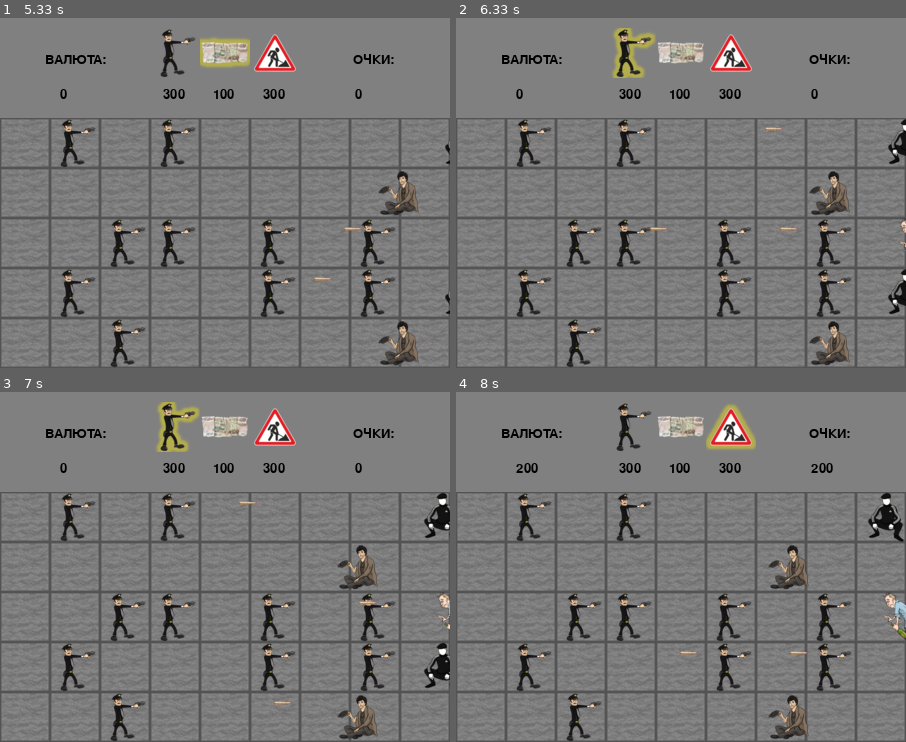
Above: before the commit, frames 1-4 (two rows, left to right).
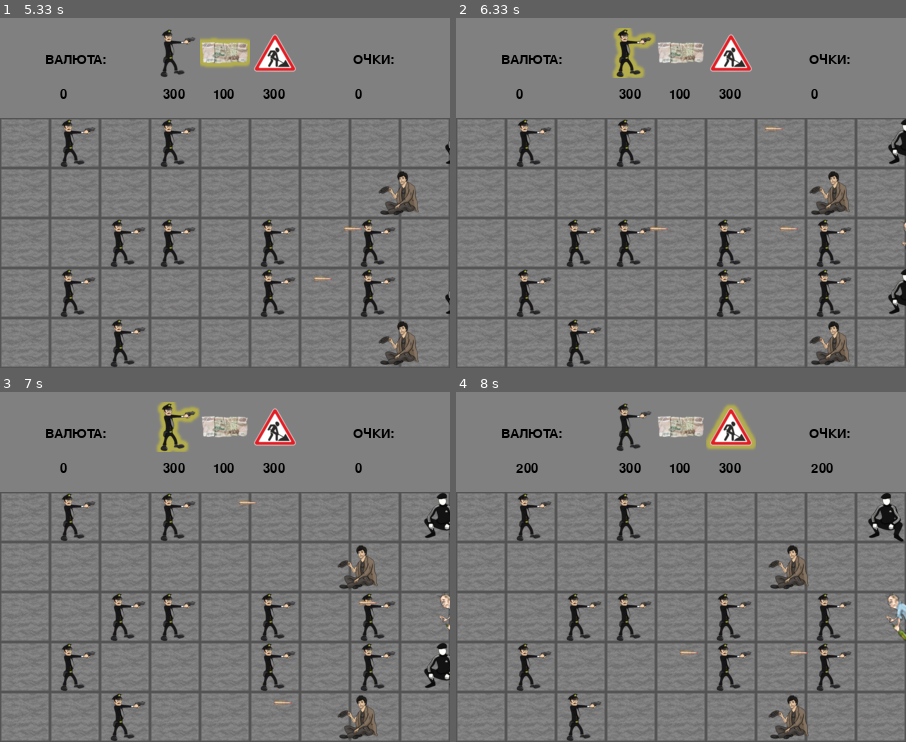
Above: after the commit, the same moments.

Repository: evsmol/pygame
Game: pygame game, started from main.py
Two runs of this game, one before a commit and one after it. Both use one fixed random seed, a clock stepped at 60 frames per second and the inputs below.
Inputs (mouse positions are in pixels of both pictures, inside the frame that each line leads up to):
- Up to frame 1 (5.33 s): tap 1 at 0.33 s; click (270, 270) at 0.72 s; click (261, 266) at 1.05 s; click (81, 126) at 1.38 s; click (180, 249) at 1.72 s; click (99, 249) at 2.05 s; click (144, 319) at 2.38 s; click (166, 137) at 2.72 s; click (364, 277) at 3.05 s; click (67, 315) at 3.38 s; click (364, 259) at 3.72 s; tap 2 at 4.5 s
- Up to frame 2 (6.33 s): tap 1 at 5.83 s
- Up to frame 3 (7 s): no input
- Up to frame 4 (8 s): tap 3 at 7.17 s

Frame 1 is identical in both runs. In frame 2, less than 0.1% of the frame differs, in the area x 98-100%, y 57-66%; in frame 3, less than 0.1%; in frame 4, 0.2%, in the area x 95-100%, y 57-72%.

Commit message:
trying to animate a sprite

Diff:
--- a/classes.py
+++ b/classes.py
@@ -92,12 +92,13 @@
 class Drunk(pygame.sprite.Sprite):
     def __init__(self, pos_x, pos_y):
         super().__init__(evil_group, all_sprites)
-        self.image = evil_images['drunk']
+        self.image = evil_images['drunk0']
         self.mask = pygame.mask.from_surface(self.image)
         self.rect = self.image.get_rect().move(
             tile_width * pos_x, tile_height * pos_y)
         self.health = 10
         self.speed_counter = 0
+        self.animation_counter = 1
 
     def damage(self, type_sprite):
         if type_sprite == 'bullet':
@@ -122,6 +123,11 @@
         else:
             self.speed_counter += 1
 
+        self.image = evil_images[f'drunk{self.animation_counter // 5}']
+        self.animation_counter += 1
+        if self.animation_counter // 5 == 8:
+            self.animation_counter = 0
+
 
 # класс министра
 class Minister(pygame.sprite.Sprite):
--- a/images.py
+++ b/images.py
@@ -25,6 +25,15 @@
 evil_images = {
     'gop': load_image('gop.png'),
     'beggar': load_image('beggar.png'),
-    'drunk': load_image('drunk.png'),
+
+    'drunk0': load_image('drunk0.png'),
+    'drunk1': load_image('drunk1.png'),
+    'drunk2': load_image('drunk2.png'),
+    'drunk3': load_image('drunk3.png'),
+    'drunk4': load_image('drunk4.png'),
+    'drunk5': load_image('drunk5.png'),
+    'drunk6': load_image('drunk6.png'),
+    'drunk7': load_image('drunk7.png'),
+
     'minister': load_image('minister.png')
 }
Binary file removed: data/drunk.png
Binary file added: data/drunk0.png
Binary file added: data/drunk1.png
Binary file added: data/drunk2.png
Binary file added: data/drunk3.png
Binary file added: data/drunk4.png
Binary file added: data/drunk5.png
Binary file added: data/drunk6.png
Binary file added: data/drunk7.png
Binary file changed: records_db.db
